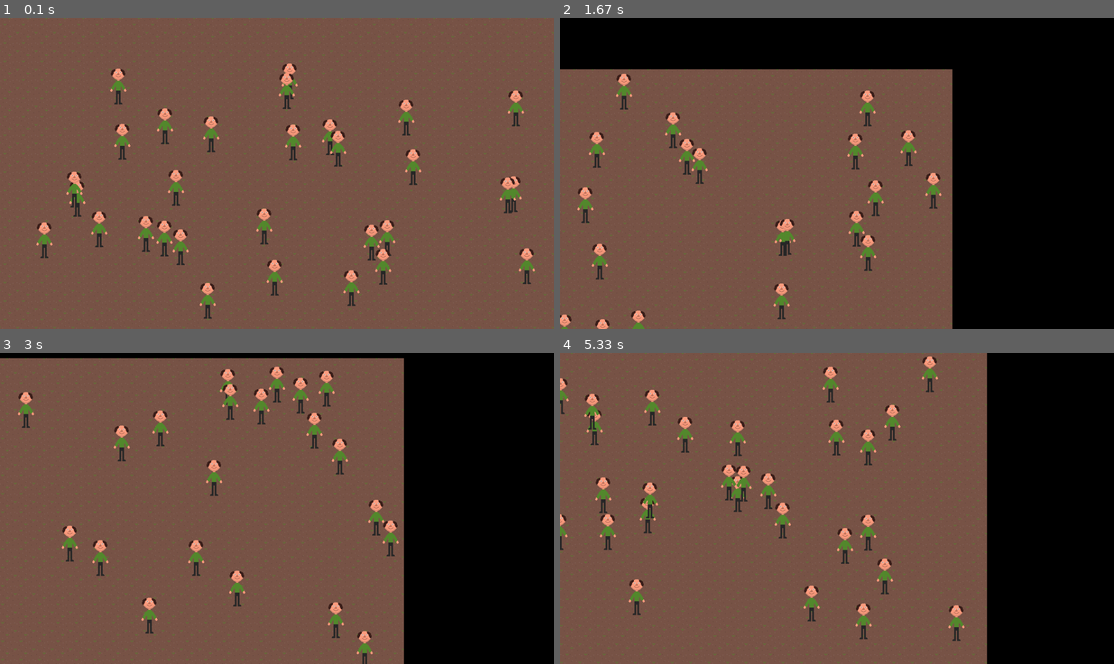
Above: before the commit, frames 1-4 (two rows, left to right).
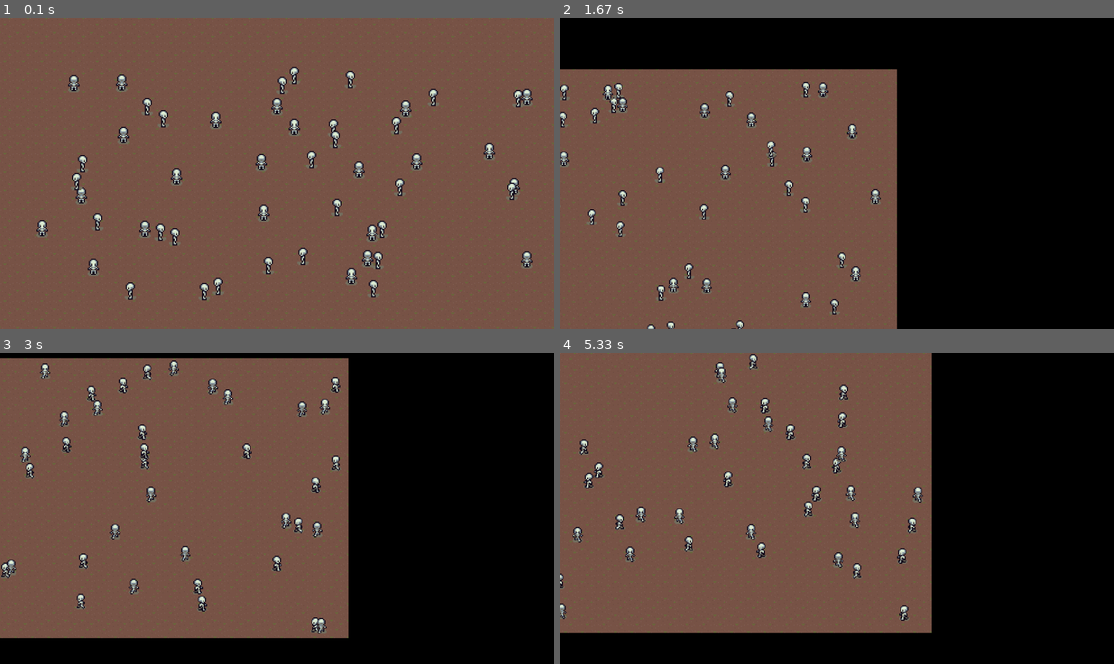
Above: after the commit, the same moments.

Repository: emwjacobson/Pygame
Game: pygame game, started from main.py
Same seed, same stepped clock (60 frames per second), same inputs: the game is played once before the commit and once after it.
Inputs:
- Up to frame 1 (0.1 s): no input
- Up to frame 2 (1.67 s): hold  0.33-0.8 s; hold D 0.33-0.8 s; hold D 0.83-1.3 s; hold W 1.33-1.63 s
- Up to frame 3 (3 s): hold D 1.67-2.13 s; tap  at 1.82, 2.32 s; hold A 2.17-2.7 s; hold S from 2.73 s (still down)
- Up to frame 4 (5.33 s): release S at 3.03 s; hold A 3.07-3.47 s; tap  at 3.22, 3.65, 4.72, 5.12 s; hold W 3.5-3.87 s; hold D 3.9-4.53 s; hold S 4.57-4.93 s; hold A from 4.97 s (still down)

The runs differ from the first frame. In frame 1, 7.0% of the frame differs, in the area x 6-97%, y 14-97%; in frame 2, 14%; in frame 3, 22%; in frame 4, 25%, in the area x 0-78%, y 0-100%.

Commit message:
Added a SpriteLoader to read data from sprite sheet and made animated sprites.

Diff:
--- a/entity/mob.py
+++ b/entity/mob.py
@@ -3,44 +3,71 @@
 from .baseentity import BaseEntity
 from worlds.baseworld import BaseWorld
 import math
+import time
 import random
+from utils.spriteloader import SpriteLoader
+from enum import Enum
 
 
 class Mob(BaseEntity):
+    class Positons(Enum):
+        DOWN = 1
+        LEFT = 4
+        RIGHT = 7
+        UP = 10
+
     def __init__(self, x=0, y=0, angle=0, speed=0):
         super().__init__()
-        self._entity_surface = pygame.image.load(settings.TEXTURE_DIR + "player.png")
+        self._sprite_map = SpriteLoader.load_sheet(settings.TEXTURE_DIR + "characters.png", 16, 16, 144, 0, 3, 4, 2)
         self._x = x
         self._y = y
         # Angle is in degrees, 0 being to the right, moving clockwise
         self.set_angle(angle)
         self._speed = speed
+        self._cur_dir = self.Positons.DOWN
+        self._cur_dir_mod = 0
 
     def handle_events(self, events):
         pass
 
     def update(self, micro, world: BaseWorld):
         super().update(micro, world)
-        self._angle += random.randint(-5, 5)
+        # self._angle += random.randint(-5, 5)
         dx = math.cos(math.radians(self._angle)) * self._speed
         dy = math.sin(math.radians(self._angle)) * self._speed
         self._x += dx * micro
         self._y += dy * micro
 
-        if self._x + self._entity_surface.get_width() >= world.get_width():
+        if self._x + self._sprite_map[0].get_width() >= world.get_width():
             self.set_angle(180 - self._angle)
-            self._x = world.get_width() - self._entity_surface.get_width()
+            self._x = world.get_width() - self._sprite_map[0].get_width()
         elif self._x <= 0:
             self.set_angle(180 - self._angle)
             self._x = 0
         if self._y <= 0:
             self.set_angle(360 - self._angle)
             self._y = 0
-        elif self._y + self._entity_surface.get_height() >= world.get_height():
+        elif self._y + self._sprite_map[0].get_height() >= world.get_height():
             self.set_angle(360 - self._angle)
-            self._y = world.get_height() - self._entity_surface.get_height()
+            self._y = world.get_height() - self._sprite_map[0].get_height()
+
+        if self._counter > 0.75:
+            self._cur_dir_mod = -1
+        elif self._counter > 0.5:
+            self._cur_dir_mod = 0
+        elif self._counter > 0.25:
+            self._cur_dir_mod = 1
+        else:
+            self._cur_dir_mod = 0
+
+        if self._angle > 315 or self._angle <= 45:
+            self._cur_dir = self.Positons.RIGHT
+        elif self._angle > 225 and self._angle <= 315:
+            self._cur_dir = self.Positons.UP
+        elif self._angle > 135 and self._angle <= 225:
+            self._cur_dir = self.Positons.LEFT
+        else:
+            self._cur_dir = self.Positons.DOWN
 
     def render(self, surface: pygame.Surface):
-        if self._x < 0 or self._x > surface.get_width() or self._y < 0 or self._y > surface.get_height():
-            return
-        surface.blit(self._entity_surface, (self._x, self._y))
+        surface.blit(self._sprite_map[self._cur_dir.value + self._cur_dir_mod], (self._x, self._y))
--- a/main.py
+++ b/main.py
@@ -34,4 +34,4 @@
     cur_map.render(screen)
 
     pygame.display.update()
-    print(int(clock.get_fps()))
+    # print(int(clock.get_fps()))
--- /dev/null
+++ b/utils/spriteloader.py
@@ -0,0 +1,34 @@
+import pygame
+
+
+class SpriteLoader:
+
+    def __init__(self):
+        pass
+
+    # This is a test
+    def load_sheet(path, sprite_width, sprite_height, offset_x, offset_y, columns, rows, scale=1):
+        """
+        Loads sprites from a sprite sheet.
+        Loads them top to bottom, left to right
+
+        @param path to the image
+        @param sprite_width width of a single sprite in pixels
+        @param sprite_height height of a single sprite in pixels
+        @param offset_x offset from left of image in pixels
+        @param offset_y offset from top of image in pixels
+        @param columns number of columns in sprite map
+        @param rows number of rows in sprite map
+        @param scale Scaling factor to scale the sprites. 1 is normal size, 2 is 2x as large, etc.
+        @return
+        """
+        sprites = []
+
+        sprite_map = pygame.image.load(path)
+        for y in range(offset_y, offset_y + (sprite_height * rows), sprite_width):
+            for x in range(offset_x, offset_x + (sprite_width * columns), sprite_width):
+                sub = sprite_map.subsurface((x, y, sprite_width, sprite_height))
+                sub = pygame.transform.scale(sub, (sub.get_width() * scale, sub.get_height() * scale))
+                sprites.append(sub)
+
+        return sprites
--- a/worlds/dirtworld.py
+++ b/worlds/dirtworld.py
@@ -30,9 +30,9 @@
                 self.map_surface.blit(background_texture, (x, y))
 
     def populate_map(self):
-        for i in range(30):
+        for i in range(50):
             self._entities.append(Mob(random.randint(50, self._width - 50), random.randint(80, self._height - 80),
-                                      random.randint(0, 360), random.randint(100, 300)))
+                                      random.randint(0, 360), random.randint(100, 150)))
 
     def handle_events(self, events):
         for e in events:
@@ -57,18 +57,18 @@
                 # Zoom
                 # Zooming is a bit funky, as it will zoom based on the upper
                 # left area of the surface, so need to adjust the x and y
-                # elif e.key == pygame.K_LEFTBRACKET and self._zoom < 2:
-                #     self._zoom += 0.1
-                #     new_x = self._width * (self._zoom - 1) * 0.5
-                #     self._x -= new_x
-                #     new_y = self._height * (self._zoom - 1) * 0.5
-                #     self._y -= new_y
-                # elif e.key == pygame.K_RIGHTBRACKET and self._zoom > 0.5:
-                #     self._zoom -= 0.1
-                #     new_x = self._width * (self._zoom - 1) * 0.5
-                #     self._x -= new_x
-                #     new_y = self._height * (self._zoom - 1) * 0.5
-                #     self._y -= new_y
+                elif e.key == pygame.K_LEFTBRACKET and self._zoom < 2:
+                    self._zoom += 0.1
+                    # new_x = self._width * (self._zoom - 1) * 0.5
+                    # self._x -= new_x
+                    # new_y = self._height * (self._zoom - 1) * 0.5
+                    # self._y -= new_y
+                elif e.key == pygame.K_RIGHTBRACKET and self._zoom > 0.5:
+                    self._zoom -= 0.1
+                    # new_x = self._width * (self._zoom - 1) * 0.5
+                    # self._x -= new_x
+                    # new_y = self._height * (self._zoom - 1) * 0.5
+                    # self._y -= new_y
             elif e.type == pygame.KEYUP:
                 # Handle Pan controls
                 if e.key == pygame.K_a:
